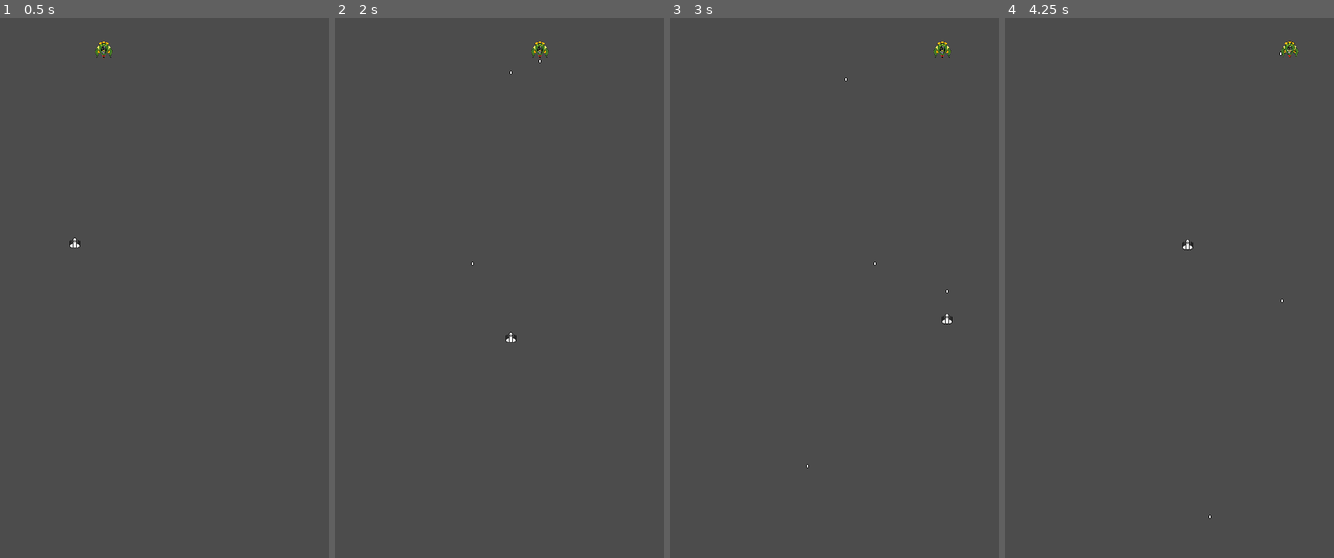
Above: before the commit, frames 1-4 (left to right).
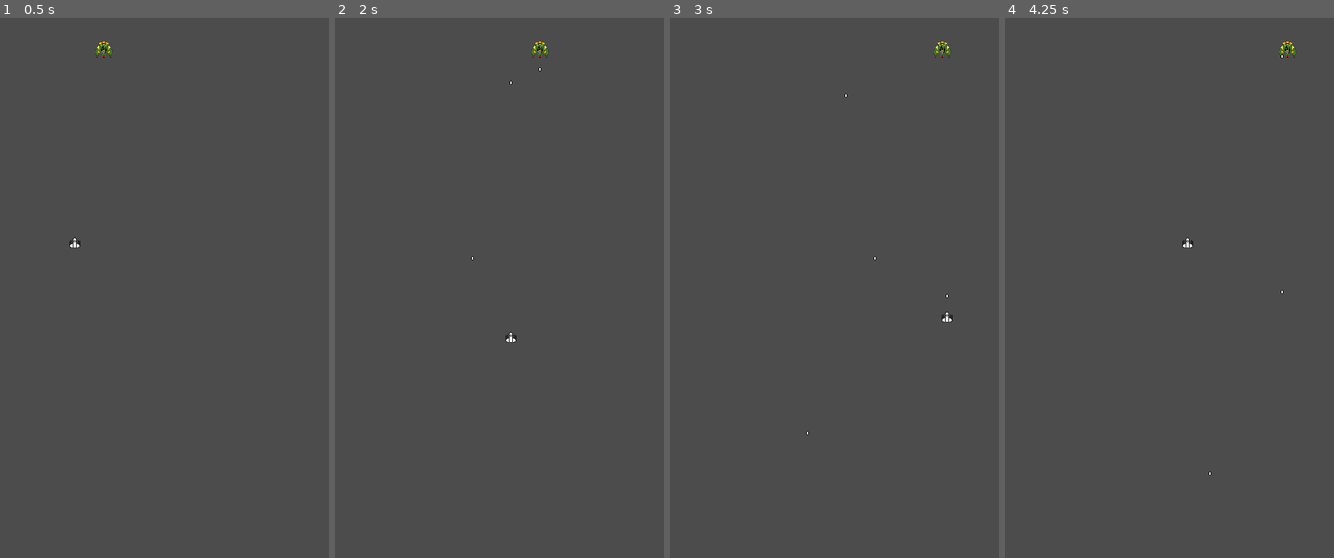
Above: after the commit, the same moments.

Repository: montinevra/mix_and_jam_2020
Game: Godot game, scene res://Scenes/Main.tscn
Same seed, same stepped clock (60 frames per second), same inputs: the game is played once before the commit and once after it.
Inputs:
- Up to frame 1 (0.5 s): no input
- Up to frame 2 (2 s): hold Right (player_move_right) 0.53-1.28 s; hold Ctrl (fire) 0.53-1.28 s; hold Down (player_move_down) from 1.28 s (still down); tap Ctrl (fire) at 1.35 s
- Up to frame 3 (3 s): release Down (player_move_down) at 2.03 s; hold Right (player_move_right) 2.03-2.78 s; hold Ctrl (fire) 2.03-2.78 s; hold Up (player_move_up) from 2.78 s (still down); tap Ctrl (fire) at 2.85 s
- Up to frame 4 (4.25 s): release Up (player_move_up) at 3.53 s; hold Left (player_move_left) from 3.53 s (still down); hold Ctrl (fire) from 3.53 s (still down)

Frame 1 is identical in both runs. In frame 2, less than 0.1% of the frame differs, in the area x 41-63%, y 7-46%; in frame 3, less than 0.1%; in frame 4, 0.2%, in the area x 53-90%, y 4-93%.

Commit message:
bullets are rigidbodies

Diff:
--- a/Scenes/EnemyBullet.tscn
+++ b/Scenes/EnemyBullet.tscn
@@ -7,9 +7,10 @@
 radius = 2.0
 height = 2.0
 
-[node name="EnemyBullet" type="KinematicBody2D"]
+[node name="EnemyBullet" type="RigidBody2D"]
 collision_layer = 2
 script = ExtResource( 1 )
+m_speed = -300.0
 
 [node name="Sprite" type="Sprite" parent="."]
 texture = ExtResource( 2 )
--- a/Scenes/Bullet.tscn
+++ b/Scenes/PlayerBullet.tscn
@@ -1,18 +1,19 @@
 [gd_scene load_steps=4 format=2]
 
-[ext_resource path="res://Scripts/Bullet.gd" type="Script" id=1]
-[ext_resource path="res://Sprites/ph_bullet.png" type="Texture" id=2]
+[ext_resource path="res://Sprites/ph_bullet.png" type="Texture" id=1]
+[ext_resource path="res://Scripts/PlayerBullet.gd" type="Script" id=2]
 
 [sub_resource type="CapsuleShape2D" id=1]
 radius = 2.0
 height = 2.0
 
-[node name="Bullet" type="KinematicBody2D"]
+[node name="PlayerBullet" type="RigidBody2D"]
 collision_layer = 2
-script = ExtResource( 1 )
+script = ExtResource( 2 )
+m_speed = 400.0
 
 [node name="Sprite" type="Sprite" parent="."]
-texture = ExtResource( 2 )
+texture = ExtResource( 1 )
 
 [node name="CollisionShape2D" type="CollisionShape2D" parent="."]
 shape = SubResource( 1 )
--- a/Scripts/Bullet.gd
+++ b/Scripts/Bullet.gd
@@ -1,14 +1,28 @@
-extends KinematicBody2D
+extends RigidBody2D
 class_name Bullet
 
 
-const SPEED = 400
-var m_velocity = Vector2.UP * SPEED
+export var m_speed: float
+var m_velocity: Vector2
 var window_height = ProjectSettings.get_setting("display/window/size/height")
 
 
+func _ready():
+	m_velocity = Vector2.UP * m_speed
+	apply_central_impulse(m_velocity)
+	pass
+
+
 func _physics_process(delta):
-# warning-ignore:return_value_discarded
-	move_and_collide(m_velocity * delta)
+	var collision
+
+#	collision = move_and_collide(m_velocity * delta)
+	if collision:
+		_collide(collision)
 	if position.y < -50 or position.y > window_height + 50:
 		queue_free()
+
+
+#private:
+func _collide(t_collision) -> void:
+	pass
--- a/Scripts/Enemy.gd
+++ b/Scripts/Enemy.gd
@@ -5,7 +5,7 @@
 const SHOOT_CD = 1
 const PLAYFIELD_EDGE = 20
 const BULLET_SCENE = preload("res://scenes/EnemyBullet.tscn")
-const BULLET_SPAWN_POS = Vector2.DOWN * 18
+const BULLET_SPAWN_POS = Vector2.DOWN * 30
 var m_velocity = Vector2.RIGHT * SPEED
 var window_width = ProjectSettings.get_setting("display/window/size/width")
 onready var c_shoot_timer = $ShootTimer
--- a/Scripts/EnemyBullet.gd
+++ b/Scripts/EnemyBullet.gd
@@ -1,5 +1 @@
 extends Bullet
-
-
-func _init():
-	m_velocity = Vector2.DOWN * 3 / 4 * SPEED
--- a/Scripts/Player.gd
+++ b/Scripts/Player.gd
@@ -2,7 +2,7 @@
 
 
 const SPEED = 200
-const BULLET_SCENE = preload("res://scenes/Bullet.tscn")
+const BULLET_SCENE = preload("res://scenes/PlayerBullet.tscn")
 const BULLET_SPAWN_POS = Vector2.UP * 12
 var m_velocity = Vector2(0, 0)
 var m_inputs = {
--- /dev/null
+++ b/Scripts/PlayerBullet.gd
@@ -0,0 +1,16 @@
+extends Bullet
+
+
+# Declare member variables here. Examples:
+# var a = 2
+# var b = "text"
+
+
+# Called when the node enters the scene tree for the first time.
+func _ready():
+	pass # Replace with function body.
+
+
+# Called every frame. 'delta' is the elapsed time since the previous frame.
+#func _process(delta):
+#	pass
--- a/project.godot
+++ b/project.godot
@@ -9,7 +9,7 @@
 config_version=4
 
 _global_script_classes=[ {
-"base": "KinematicBody2D",
+"base": "RigidBody2D",
 "class": "Bullet",
 "language": "GDScript",
 "path": "res://Scripts/Bullet.gd"
@@ -97,6 +97,10 @@
  ]
 }
 
+[physics]
+
+2d/default_gravity=0
+
 [rendering]
 
 quality/driver/driver_name="GLES2"
